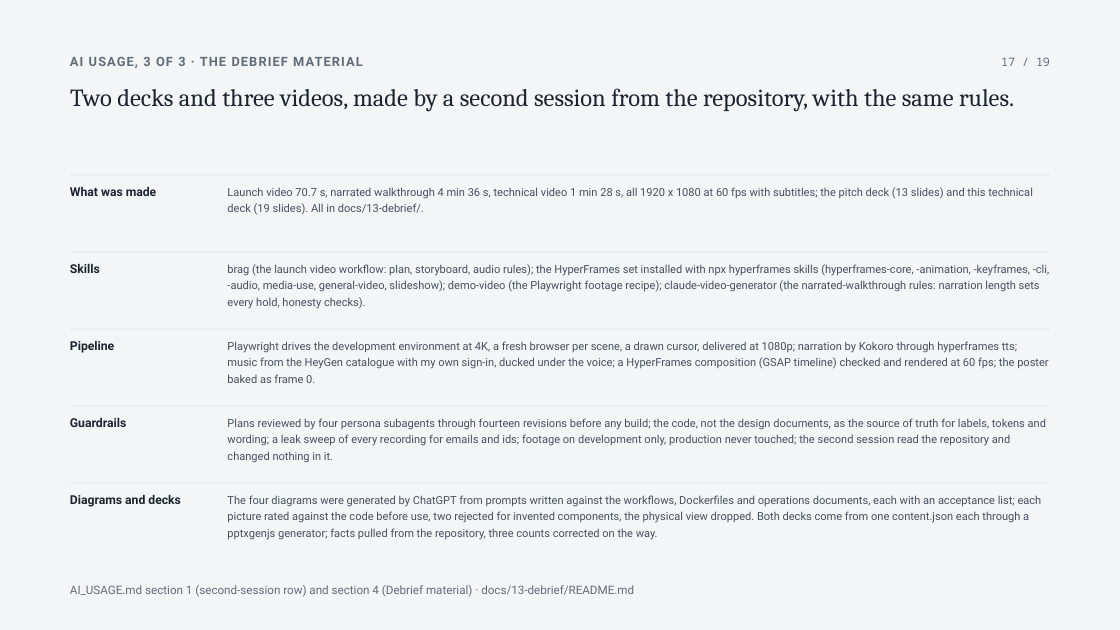
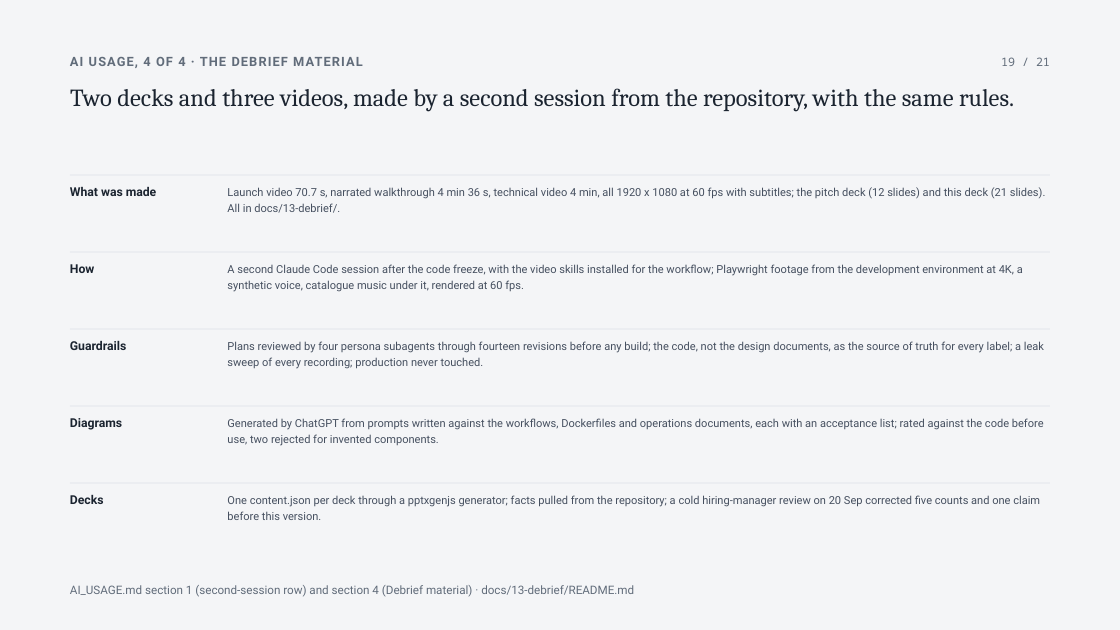
Before and after one commit to SuhaasNv/permitflow, a slide deck: slide 19 of docs/13-debrief/technical-deck/PermitFlow-technical.pptx (slide 17 before the commit). Drawn at 1120x630 pixels with LibreOffice and Linux fonts; fonts in the diff are those of the drawing. Boxes give left, top, right and bottom in pixels: in the first picture for what was removed or moved away, otherwise in the second. Text is boxed around its words. In the diff, an @@ line names an element or a change of style, - is before the commit and + after.

```diff
--- a/docs/13-debrief/technical-deck/PermitFlow-technical.pptx
+++ b/docs/13-debrief/technical-deck/PermitFlow-technical.pptx
@@ text at bbox=[70, 57, 363, 68]: text changed @@
-AI USAGE, 3 OF 3 · THE DEBRIEF MATERIAL
+AI USAGE, 4 OF 4 · THE DEBRIEF MATERIAL
@@ text at bbox=[1001, 57, 1050, 66]: text changed @@
-17 / 19
+19 / 21
@@ text at bbox=[227, 187, 1046, 213]: text changed @@
-Launch video 70.7 s, narrated walkthrough 4 min 36 s, technical video 1 min 28 s, all 1920 x 1080 at 60 fps with subtitles; the pitch deck (13 slides) and this technical deck (19 slides). All in docs/13-debrief/.
+Launch video 70.7 s, narrated walkthrough 4 min 36 s, technical video 4 min, all 1920 x 1080 at 60 fps with subtitles; the pitch deck (12 slides) and this deck (21 slides). All in docs/13-debrief/.
@@ text at bbox=[70, 264, 94, 273]: text changed @@
-Skills
+How
@@ text at bbox=[227, 264, 1023, 292]: text changed @@
-brag (the launch video workflow: plan, storyboard, audio rules); the HyperFrames set installed with npx hyperframes skills (hyperframes-core, -animation, -keyframes, -cli, -audio, media-use, general-video, slideshow); demo-video (the Playwright footage recipe); claude-video-generator (the narrated-walkthrough rules: narration length sets every hold, honesty checks).
+A second Claude Code session after the code freeze, with the video skills installed for the workflow; Playwright footage from the development environment at 4K, a synthetic voice, catalogue music under it, rendered at 60 fps.
@@ text "Guardrails": place and size @@
-text "Guardrails" at bbox=[70, 418, 126, 427]
+text "Guardrails" at bbox=[70, 341, 126, 350]
@@ text removed at bbox=[70, 341, 114, 353] @@
-Pipeline
@@ text at bbox=[227, 341, 1044, 369]: text changed @@
-Playwright drives the development environment at 4K, a fresh browser per scene, a drawn cursor, delivered at 1080p; narration by Kokoro through hyperframes tts; music from the HeyGen catalogue with my own sign-in, ducked under the voice; a HyperFrames composition (GSAP timeline) checked and rendered at 60 fps; the poster baked as frame 0.
+Plans reviewed by four persona subagents through fourteen revisions before any build; the code, not the design documents, as the source of truth for every label; a leak sweep of every recording; production never touched.
@@ text added at bbox=[70, 418, 122, 430], 10.5 pt, text #1B2430, bold @@
+Diagrams
@@ text at bbox=[227, 418, 1044, 446]: text changed @@
-Plans reviewed by four persona subagents through fourteen revisions before any build; the code, not the design documents, as the source of truth for labels, tokens and wording; a leak sweep of every recording for emails and ids; footage on development only, production never touched; the second session read the repository and changed nothing in it.
+Generated by ChatGPT from prompts written against the workflows, Dockerfiles and operations documents, each with an acceptance list; rated against the code before use, two rejected for invented components.
@@ text at bbox=[70, 495, 104, 504]: text changed @@
-Diagrams and decks
+Decks
@@ text at bbox=[227, 495, 1040, 520]: text changed @@
-The four diagrams were generated by ChatGPT from prompts written against the workflows, Dockerfiles and operations documents, each with an acceptance list; each picture rated against the code before use, two rejected for invented components, the physical view dropped. Both decks come from one content.json each through a pptxgenjs generator; facts pulled from the repository, three counts corrected on the way.
+One content.json per deck through a pptxgenjs generator; facts pulled from the repository; a cold hiring-manager review on 20 Sep corrected five counts and one claim before this version.
```
Also in this commit, not shown: 11 other slides changed, 7 slides added, 5 slides removed, 10 other files.
